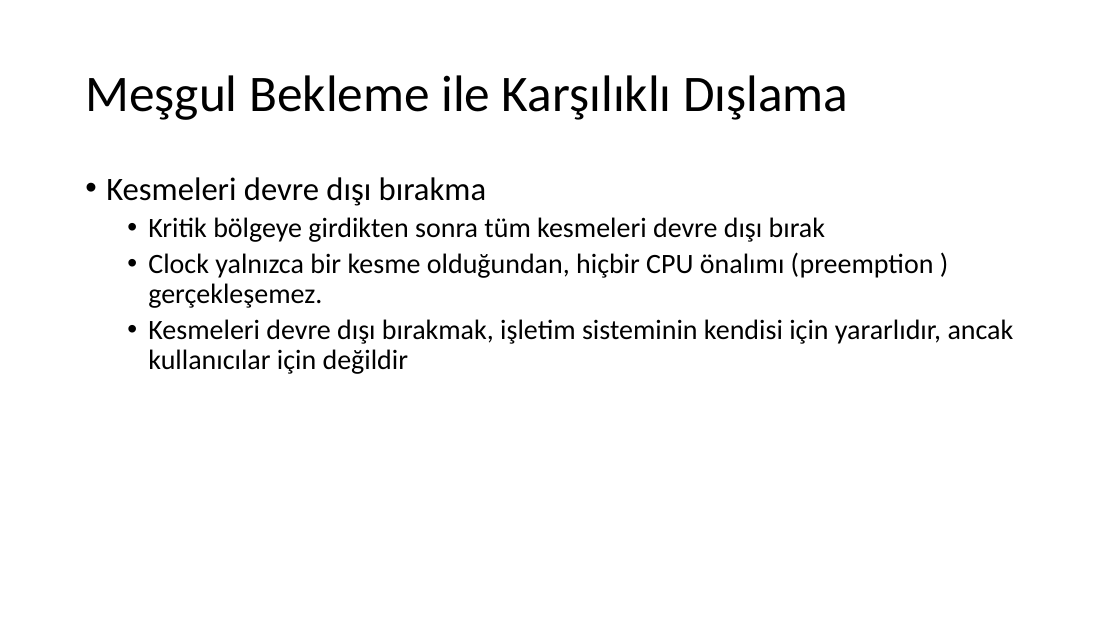
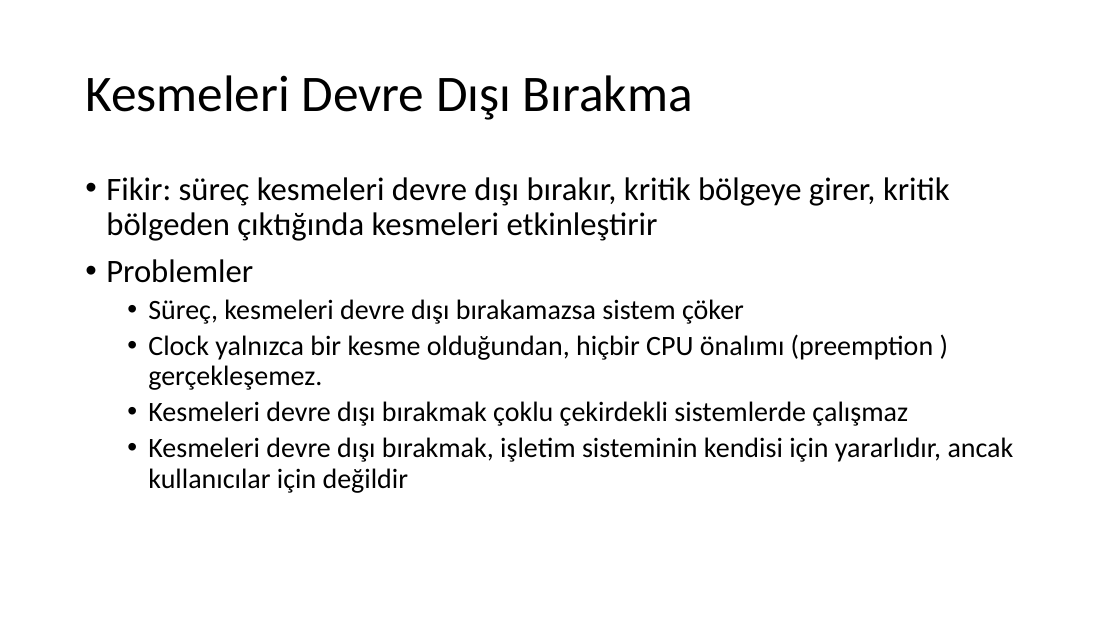
Before and after one commit to sercankulcu/sercankulcu.github.io, a slide deck: slide 43 of files/os/2_Bolum_2_Surecler.pptx (slide 32 before the commit). Drawn at 1120x630 pixels with LibreOffice and Linux fonts; fonts in the diff are those of the drawing. Boxes give left, top, right and bottom in pixels: in the first picture for what was removed or moved away, otherwise in the second. Text is boxed around its words. In the diff, an @@ line names an element or a change of style, - is before the commit and + after.

```diff
--- a/files/os/2_Bolum_2_Surecler.pptx
+++ b/files/os/2_Bolum_2_Surecler.pptx
@@ title at bbox=[85, 75, 693, 120]: text changed @@
-Meşgul Bekleme ile Karşılıklı Dışlama
+Kesmeleri Devre Dışı Bırakma
@@ text at bbox=[106, 177, 950, 324]: text changed; size 24 to 28 pt @@
-• Kesmeleri devre dışı bırakma
-  • Kritik bölgeye girdikten sonra tüm kesmeleri devre dışı bırak
+• Fikir: süreç kesmeleri devre dışı bırakır, kritik bölgeye girer, kritik bölgeden çıktığında kesmeleri etkinleştirir
+• Problemler
+  • Süreç, kesmeleri devre dışı bırakamazsa sistem çöker
@@ text at bbox=[148, 401, 908, 426]: paragraph added @@
+  • Kesmeleri devre dışı bırakmak çoklu çekirdekli sistemlerde çalışmaz
```
Also in this commit, not shown: 5 other slides changed, 25 slides added, 14 slides removed, 1 other file.
